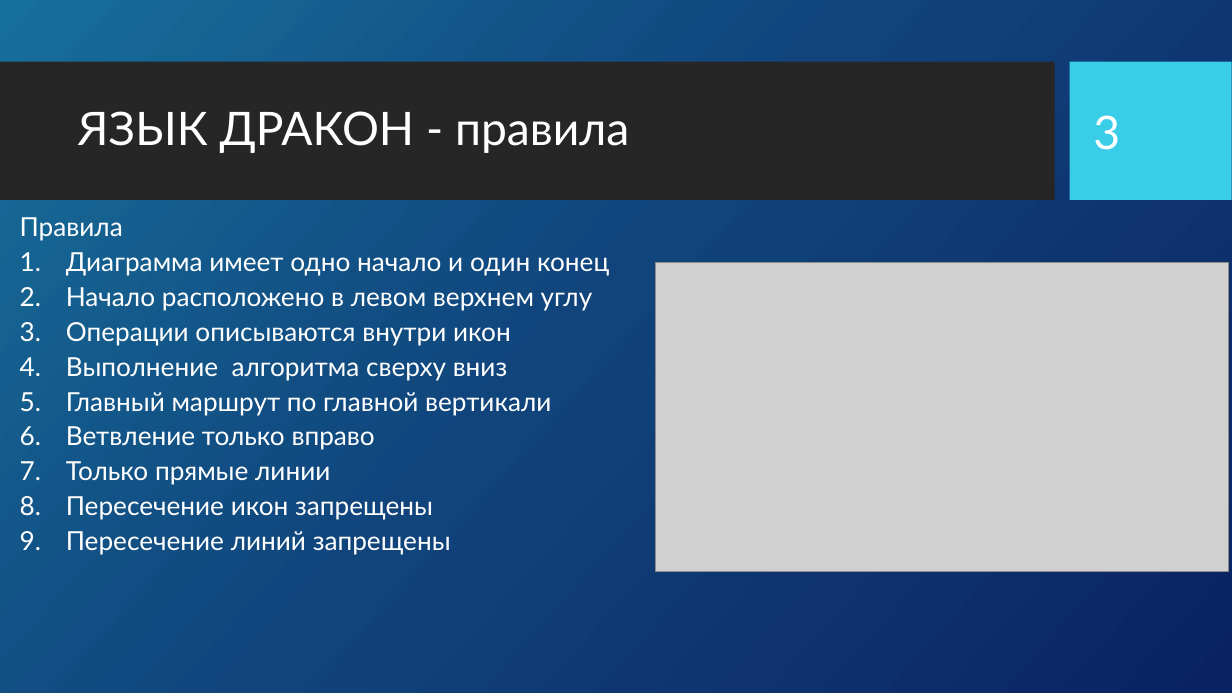
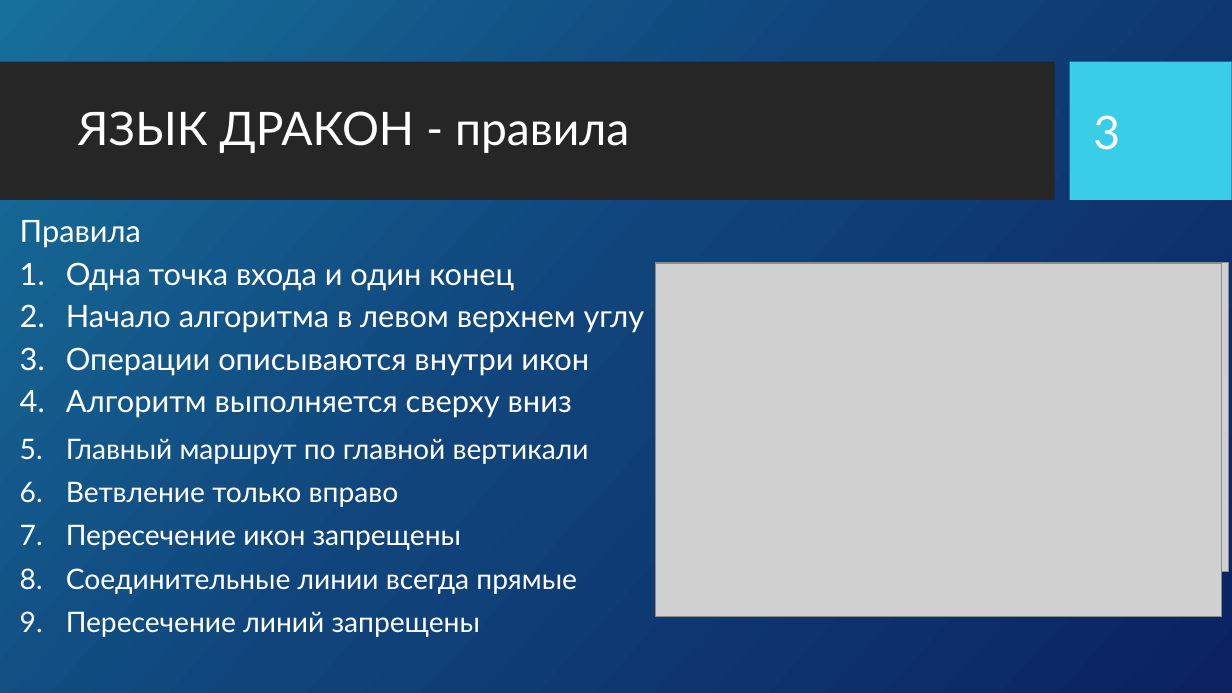
Before and after one commit to samarsky-canary/dragon, a slide deck: slide 3 of dizdocs/PreDrakon.pptx. Drawn at 1232x693 pixels with LibreOffice and Linux fonts; fonts in the diff are those of the drawing; grey boxes stand for pictures; background and template pictures are left out. Boxes give left, top, right and bottom in pixels: in the first picture for what was removed or moved away, otherwise in the second. Text is boxed around its words. In the diff, an @@ line names an element or a change of style, - is before the commit and + after.

```diff
--- a/dizdocs/PreDrakon.pptx
+++ b/dizdocs/PreDrakon.pptx
@@ text at (x1=20, y1=220, x2=589, y2=376): size 20.4 to 24 pt in "Правила", "Операции описываются внутри икон"; line spacing 0.7 to 0.8 @@
@@ text at (x1=66, y1=262, x2=645, y2=333): text changed; size 20.4 to 24 pt @@
-1. Диаграмма имеет одно начало и один конец
-2. Начало расположено в левом верхнем углу
+1. Одна точка входа и один конец
+2. Начало алгоритма в левом верхнем углу
@@ picture added at (x1=656, y1=263, x2=1222, y2=616) @@
@@ text at (x1=66, y1=390, x2=572, y2=418): text changed; size 20.4 to 24 pt @@
-4. Выполнение алгоритма сверху вниз
-5. Главный маршрут по главной вертикали
-6. Ветвление только вправо
-7. Только прямые линии
-8. Пересечение икон запрещены
-9. Пересечение линий запрещены
+4. Алгоритм выполняется сверху вниз
@@ text added at (x1=66, y1=438, x2=589, y2=637), 22 pt, text #FFFFFF @@
+5. Главный маршрут по главной вертикали
+6. Ветвление только вправо
+7. Пересечение икон запрещены
+8. Соединительные линии всегда прямые
+9. Пересечение линий запрещены
```
Also in this commit, not shown: 14 other slides changed, 3 slides added, 6 slides removed, 11 other files.
